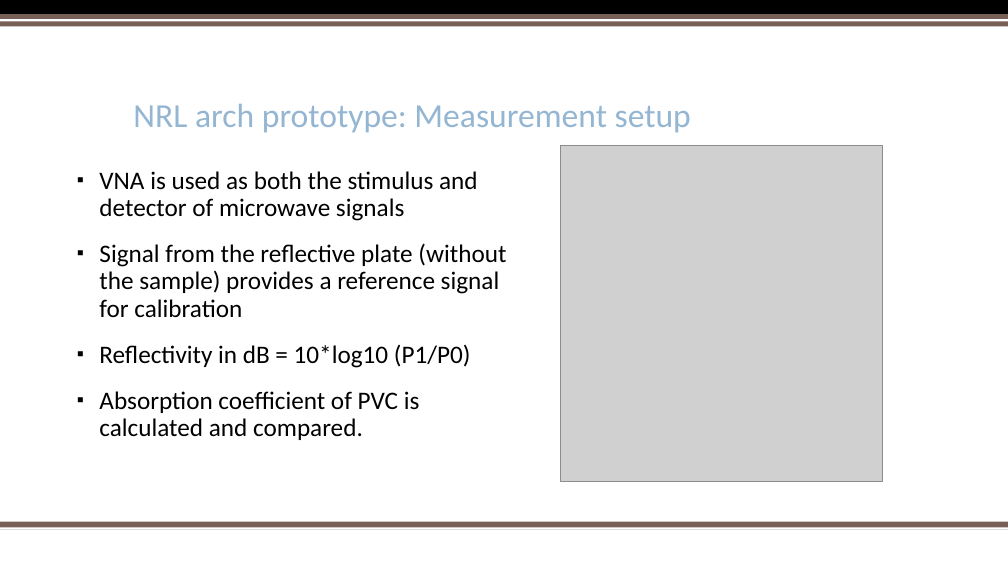
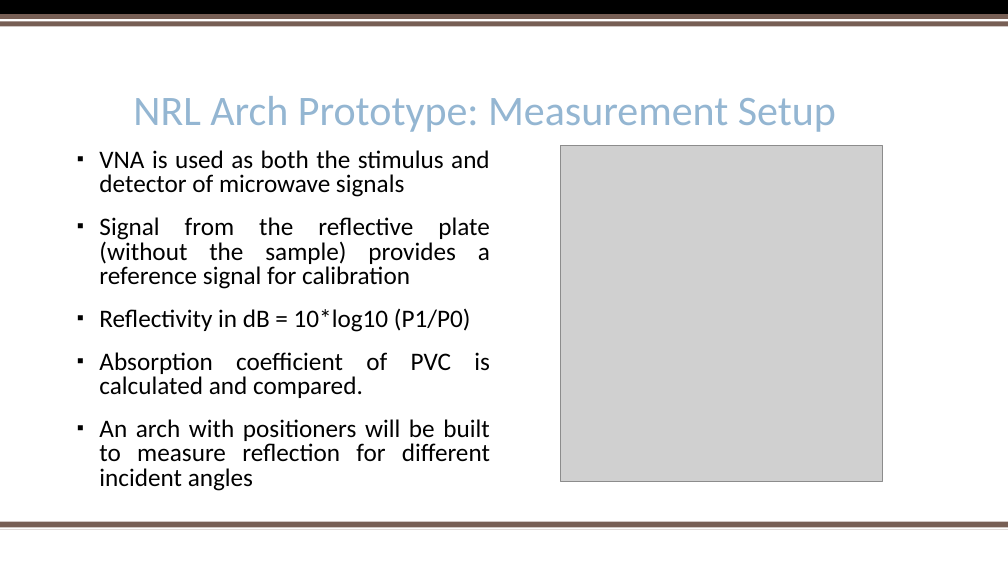
Before and after one commit to trankhiemha/ECE412-413-Capstone-Project-N3, a slide deck: slide 5 of Capstone project proposal presentation.pptx (slide 6 before the commit). Drawn at 1008x567 pixels with LibreOffice and Linux fonts; fonts in the diff are those of the drawing; grey boxes stand for pictures; background and template pictures are left out. Boxes give left, top, right and bottom in pixels: in the first picture for what was removed or moved away, otherwise in the second. Text is boxed around its words. In the diff, an @@ line names an element or a change of style, - is before the commit and + after.

```diff
--- a/Capstone project proposal presentation.pptx
+++ b/Capstone project proposal presentation.pptx
@@ title at [133,96,836,132]: text changed; size 32 to 40 pt @@
-NRL arch prototype: Measurement setup
+NRL Arch Prototype: Measurement Setup
@@ text "VNA is used as both ...": place and size @@
-text "VNA is used as both ..." at [99,171,506,440]
+text "VNA is used as both ..." at [99,150,490,491]
@@ text at [99,150,490,398]: alignment left to justified; line spacing 0.9 to 0.8 @@
@@ text at [99,419,490,491]: paragraph added @@
+▪ An arch with positioners will be built to measure reflection for different incident angles
```
Also in this commit, not shown: 9 other slides changed, 2 slides added, 1 slide removed.
